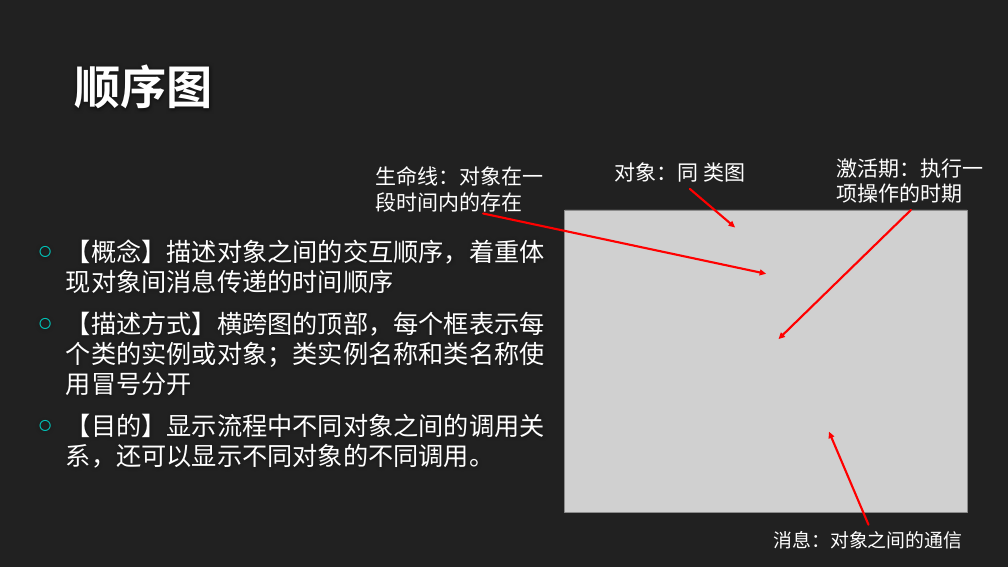
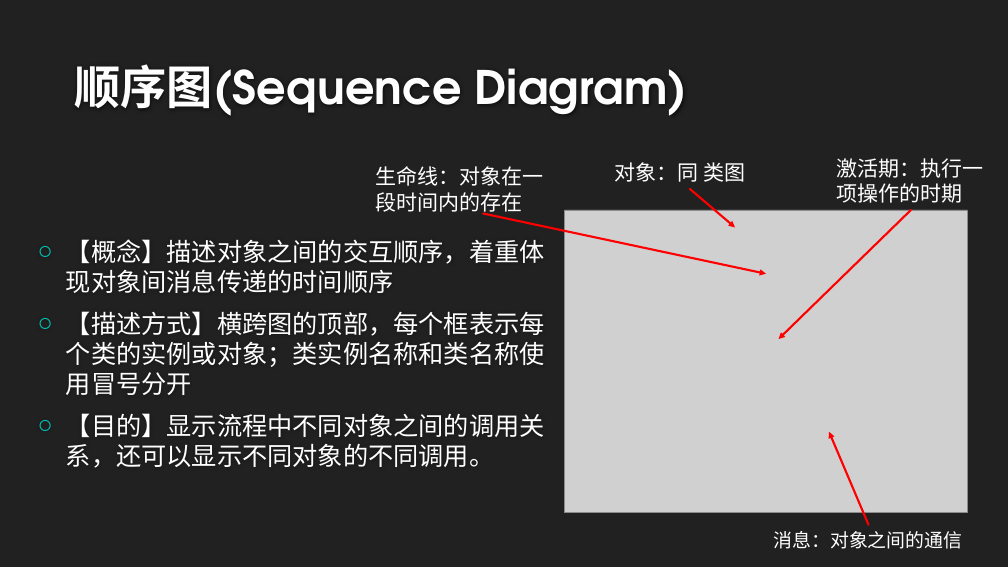
Before and after one commit to twn422/PRD2017, a slide deck: slide 17 of PRD-2017-G24/STW/非受控文件/翻转课堂作业/UML基础1/UML基础Ⅰ.pptx. Drawn at 1008x567 pixels with LibreOffice and Linux fonts; fonts in the diff are those of the drawing; grey boxes stand for pictures; background and template pictures are left out. Boxes give left, top, right and bottom in pixels: in the first picture for what was removed or moved away, otherwise in the second. Text is boxed around its words. In the diff, an @@ line names an element or a change of style, - is before the commit and + after.

```diff
--- a/PRD-2017-G24/STW/非受控文件/翻转课堂作业/UML基础1/UML基础Ⅰ.pptx
+++ b/PRD-2017-G24/STW/非受控文件/翻转课堂作业/UML基础1/UML基础Ⅰ.pptx
@@ title at (75, 64, 687, 116): text changed @@
-顺序图
+顺序图(Sequence Diagram)
```
Also in this commit, not shown: 6 other slides changed.
